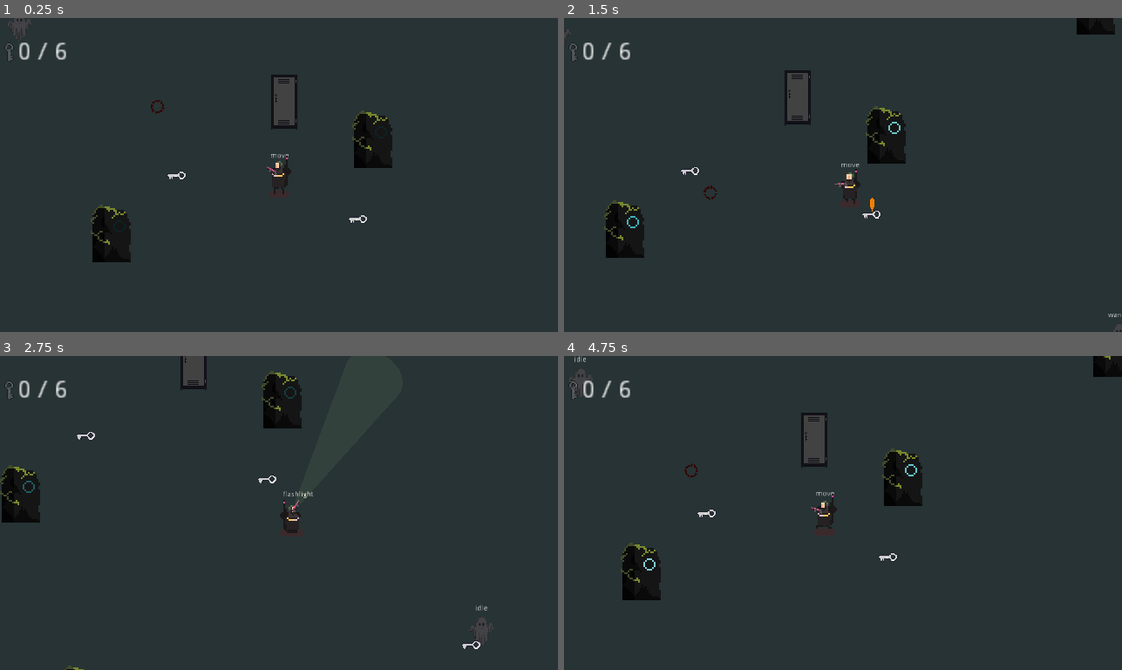
Above: before the commit, frames 1-4 (two rows, left to right).
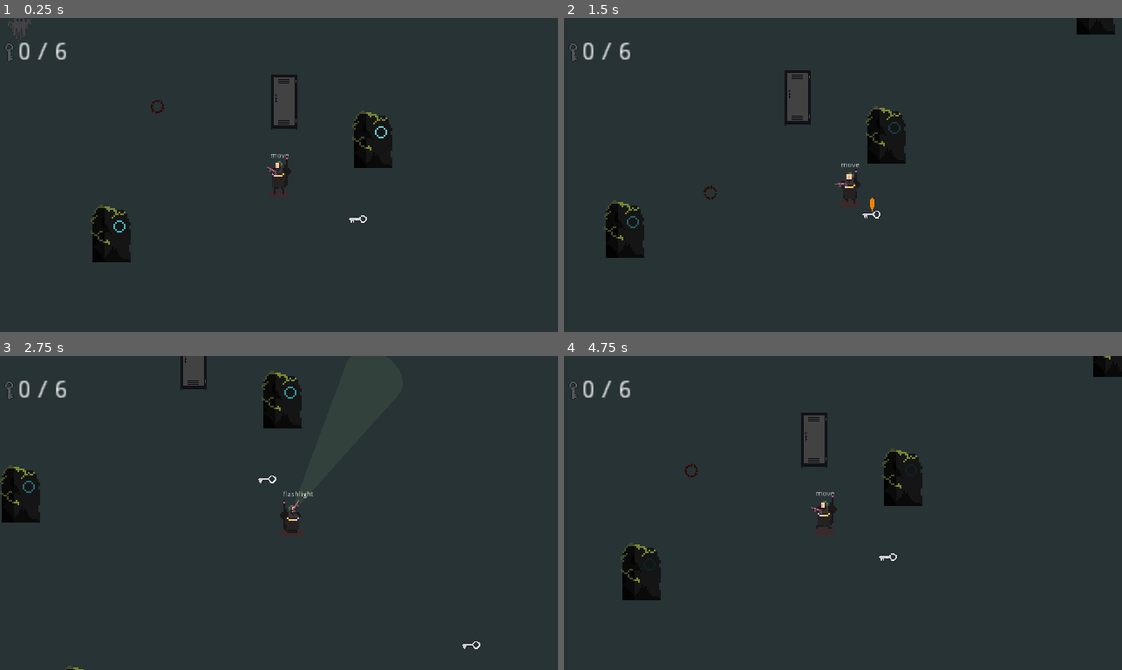
Above: after the commit, the same moments.

Repository: SeanTSinclair/Asylum
Game: Godot game, scene res://World.tscn
Two runs of this game, one before a commit and one after it. Both use one fixed random seed, a clock stepped at 60 frames per second and the inputs below.
Inputs (mouse positions are in pixels of both pictures, inside the frame that each line leads up to):
- Up to frame 1 (0.25 s): no input
- Up to frame 2 (1.5 s): tap Enter at 0.5 s; move the mouse to (965, 159) at 0.52 s; press the mouse at (965, 159) at 0.53 s; hold D (move_right) 0.53-1.28 s; move the mouse to (731, 190) at 1.27 s; release the mouse at (731, 190) at 1.28 s; hold S (move_down) from 1.28 s (still down); tap E (interact) at 1.35 s
- Up to frame 3 (2.75 s): move the mouse to (334, 443) at 2.02 s; release S (move_down) at 2.03 s; press the mouse at (334, 443) at 2.03 s; hold D (move_right) from 2.03 s (still down)
- Up to frame 4 (4.75 s): move the mouse to (815, 575) at 2.77 s; release D (move_right) at 2.78 s; release the mouse at (815, 575) at 2.78 s; hold W (move_up) 2.78-3.53 s; tap E (interact) at 2.85, 4.35 s; move the mouse to (1010, 560) at 3.52 s; press the mouse at (1010, 560) at 3.53 s; hold A (move_left) from 3.53 s (still down); move the mouse to (675, 465) at 4.27 s; release the mouse at (675, 465) at 4.28 s

The runs differ from the first frame. In frame 1, less than 0.1% of the frame differs, in the area x 20-70%, y 34-69%; in frame 2, 0.1%; in frame 3, 0.2%, in the area x 13-89%, y 9-93%; in frame 4, 0.2%.

Commit message:
last changes

Diff:
--- a/Enemies/Ghost.gd
+++ b/Enemies/Ghost.gd
@@ -3,14 +3,16 @@
 
 const STUN_THRESHOLD = 100
 const PUSH_FORCE = 400
+const STUN_REDUCTION_AMOUNT = 2
 
 onready var collision = $CollisionShape2D
 onready var animated_sprite = $AnimatedSprite
 onready var state_machine = $GhostFSM
 onready var stun_timer = $StunTimer
+onready var stun_reduction_timer = $StunReductionTimer
 onready var wander_controller = $WanderController
 onready var soft_collision = $SoftCollision
-onready var state_label = $Label # Remove later maybe?
+onready var state_label = $Label # TODO: Remove later maybe?
 
 export var speed = 45
 export var accelleration = 200
@@ -33,7 +35,7 @@
 	accellerate_towards_point(wander_controller.target_position, delta)
 
 func add_stun_amount(player, amount):
-	if state_machine.state != state_machine.states.stunned:
+	if !is_stunned():
 		state_machine.is_attacked_by(player)
 		stun_amount += amount
 		animated_sprite.material.set_shader_param("stun_amount", stun_amount / STUN_THRESHOLD)
@@ -41,6 +43,9 @@
 			state_machine.is_stunned = true
 			collision.disabled = true
 			stun_timer.start(stun_timer.wait_time)
+
+func is_stunned() -> bool:
+	return state_machine.state == state_machine.states.stunned
 
 func slow_to_stop(delta):
 	velocity = velocity.move_toward(Vector2.ZERO, friction * delta)
@@ -56,3 +61,9 @@
 
 func _on_GhostFSM_changed_state(new_state):
 	state_label.text = str(new_state)
+
+func _on_StunReductionTimer_timeout():
+	if !is_stunned():
+		stun_amount -= STUN_REDUCTION_AMOUNT
+		stun_amount = max(0, stun_amount)
+		animated_sprite.material.set_shader_param("stun_amount", stun_amount / STUN_THRESHOLD)
--- a/Enemies/Ghost.tscn
+++ b/Enemies/Ghost.tscn
@@ -154,9 +154,14 @@
 
 [node name="SoftCollision" parent="." instance=ExtResource( 8 )]
 
+[node name="StunReductionTimer" type="Timer" parent="."]
+wait_time = 0.1
+autostart = true
+
 [connection signal="timeout" from="StunTimer" to="." method="_on_StunTimer_timeout"]
 [connection signal="changed_state" from="GhostFSM" to="." method="_on_GhostFSM_changed_state"]
 [connection signal="can_see_player" from="PlayerDetection" to="GhostFSM" method="_on_PlayerDetection_can_see_player"]
 [connection signal="lost_player" from="PlayerDetection" to="GhostFSM" method="_on_PlayerDetection_lost_player"]
+[connection signal="timeout" from="StunReductionTimer" to="." method="_on_StunReductionTimer_timeout"]
 
 [editable path="SoftCollision"]
--- a/Enemies/GhostFSM.gd
+++ b/Enemies/GhostFSM.gd
@@ -12,6 +12,10 @@
 	add_state("chase")
 	add_state("stunned")
 	call_deferred("set_state", states.idle)
+
+func _physics_process(delta):
+	if player != null:
+		print(OS.get_time())
 
 func _state_logic(delta):
 	if state == states.idle:
@@ -36,8 +40,9 @@
 	parent.wander_controller.start_timer(rand_range(1, 3))
 
 func is_attacked_by(player):
-	self.player = player
-	set_state(states.chase)
+	if state != states.chase:
+		self.player = player
+		set_state(states.chase)
 
 func move_to_player(delta):
 	if player != null:
--- a/Player/Flashlight.gd
+++ b/Player/Flashlight.gd
@@ -19,7 +19,7 @@
 					current_targets.append(collider)
 
 	for target in current_targets:
-		target.add_stun_amount(owner.owner, stun_amount)
+		target.add_stun_amount(owner, stun_amount)
 
 	current_targets.clear()
 
--- a/World.tscn
+++ b/World.tscn
@@ -58,10 +58,10 @@
 script = ExtResource( 6 )
 
 [node name="ColorRect" type="ColorRect" parent="."]
-margin_left = -1358.0
-margin_top = -837.0
-margin_right = 1975.0
-margin_bottom = 1054.0
+margin_left = -1529.0
+margin_top = -1119.0
+margin_right = 1804.0
+margin_bottom = 772.0
 color = Color( 0.156863, 0.203922, 0.211765, 1 )
 
 [node name="YSort" type="YSort" parent="."]
@@ -81,23 +81,14 @@
 [node name="Ghost2" parent="YSort" instance=ExtResource( 3 )]
 position = Vector2( 320, -2 )
 
-[node name="Ghost4" parent="YSort" instance=ExtResource( 3 )]
-position = Vector2( -220, 277 )
-
 [node name="Ghost3" parent="YSort" instance=ExtResource( 3 )]
 position = Vector2( 311, 159 )
 
 [node name="Ghost6" parent="YSort" instance=ExtResource( 3 )]
-position = Vector2( 395, 362 )
-
-[node name="Ghost7" parent="YSort" instance=ExtResource( 3 )]
-position = Vector2( -248, 75 )
-
-[node name="Ghost8" parent="YSort" instance=ExtResource( 3 )]
-position = Vector2( 171, -129 )
+position = Vector2( 145, 318 )
 
 [node name="Ghost5" parent="YSort" instance=ExtResource( 3 )]
-position = Vector2( 130, 369 )
+position = Vector2( -91, 226 )
 
 [node name="StuffInTheWay" type="Area2D" parent="YSort"]
 position = Vector2( 164, 55 )
@@ -105,7 +96,7 @@
 [node name="AnimatedSprite" type="AnimatedSprite" parent="YSort/StuffInTheWay"]
 position = Vector2( 0, -9.5 )
 frames = SubResource( 9 )
-frame = 13
+frame = 5
 playing = true
 
 [node name="LightOccluder2D" type="LightOccluder2D" parent="YSort/StuffInTheWay/AnimatedSprite"]
@@ -113,10 +104,6 @@
 
 [node name="CollisionShape2D" type="CollisionShape2D" parent="YSort/StuffInTheWay"]
 position = Vector2( 0, 0.5 )
-shape = SubResource( 11 )
-
-[node name="CollisionShape2D2" type="CollisionShape2D" parent="YSort/StuffInTheWay"]
-position = Vector2( 191, 30 )
 shape = SubResource( 11 )
 
 [node name="StuffInTheWay2" type="Area2D" parent="YSort"]
@@ -125,7 +112,7 @@
 [node name="AnimatedSprite" type="AnimatedSprite" parent="YSort/StuffInTheWay2"]
 position = Vector2( 0, -9.5 )
 frames = SubResource( 9 )
-frame = 12
+frame = 4
 playing = true
 
 [node name="LightOccluder2D" type="LightOccluder2D" parent="YSort/StuffInTheWay2/AnimatedSprite"]
@@ -141,7 +128,7 @@
 [node name="AnimatedSprite" type="AnimatedSprite" parent="YSort/StuffInTheWay3"]
 position = Vector2( 0, -9.5 )
 frames = SubResource( 9 )
-frame = 12
+frame = 4
 playing = true
 
 [node name="LightOccluder2D" type="LightOccluder2D" parent="YSort/StuffInTheWay3/AnimatedSprite"]
@@ -149,10 +136,6 @@
 
 [node name="CollisionShape2D" type="CollisionShape2D" parent="YSort/StuffInTheWay3"]
 position = Vector2( 0, 0.5 )
-shape = SubResource( 11 )
-
-[node name="CollisionShape2D2" type="CollisionShape2D" parent="YSort/StuffInTheWay3"]
-position = Vector2( -276, -67 )
 shape = SubResource( 11 )
 
 [node name="StuffInTheWay4" type="Area2D" parent="YSort"]
@@ -161,7 +144,7 @@
 [node name="AnimatedSprite" type="AnimatedSprite" parent="YSort/StuffInTheWay4"]
 position = Vector2( 0, -9.5 )
 frames = SubResource( 9 )
-frame = 11
+frame = 3
 playing = true
 
 [node name="LightOccluder2D" type="LightOccluder2D" parent="YSort/StuffInTheWay4/AnimatedSprite"]
@@ -177,7 +160,7 @@
 [node name="AnimatedSprite" type="AnimatedSprite" parent="YSort/StuffInTheWay5"]
 position = Vector2( 0, -9.5 )
 frames = SubResource( 9 )
-frame = 11
+frame = 3
 playing = true
 
 [node name="LightOccluder2D" type="LightOccluder2D" parent="YSort/StuffInTheWay5/AnimatedSprite"]
@@ -193,7 +176,7 @@
 [node name="AnimatedSprite" type="AnimatedSprite" parent="YSort/StuffInTheWay6"]
 position = Vector2( 0, -9.5 )
 frames = SubResource( 9 )
-frame = 11
+frame = 3
 playing = true
 
 [node name="LightOccluder2D" type="LightOccluder2D" parent="YSort/StuffInTheWay6/AnimatedSprite"]
@@ -209,7 +192,7 @@
 [node name="AnimatedSprite" type="AnimatedSprite" parent="YSort/StuffInTheWay7"]
 position = Vector2( 0, -9.5 )
 frames = SubResource( 9 )
-frame = 10
+frame = 2
 playing = true
 
 [node name="LightOccluder2D" type="LightOccluder2D" parent="YSort/StuffInTheWay7/AnimatedSprite"]
@@ -217,14 +200,6 @@
 
 [node name="CollisionShape2D" type="CollisionShape2D" parent="YSort/StuffInTheWay7"]
 position = Vector2( 0, 0.5 )
-shape = SubResource( 11 )
-
-[node name="CollisionShape2D2" type="CollisionShape2D" parent="YSort/StuffInTheWay7"]
-position = Vector2( -314, -8 )
-shape = SubResource( 11 )
-
-[node name="CollisionShape2D3" type="CollisionShape2D" parent="YSort/StuffInTheWay7"]
-position = Vector2( -147, -444 )
 shape = SubResource( 11 )
 
 [node name="Key" parent="YSort" instance=ExtResource( 5 )]
@@ -240,7 +215,7 @@
 position = Vector2( 314, 14 )
 
 [node name="Key2" parent="YSort" instance=ExtResource( 5 )]
-position = Vector2( 53, 75 )
+position = Vector2( 108, 309 )
 
 [node name="Key3" parent="YSort" instance=ExtResource( 5 )]
 position = Vector2( 17, -37 )
